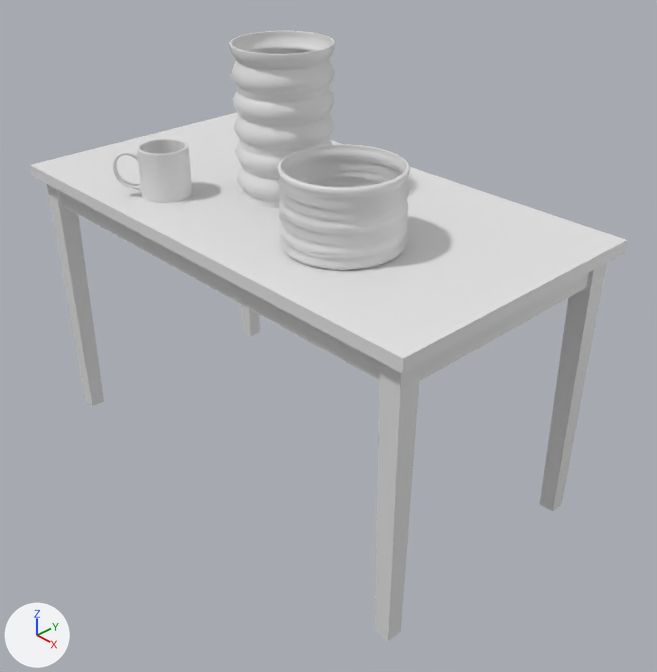
An edit to the Blender file PathTracer/input/blender/scene2.blend, drawn before and after from the same camera.
The view is the same before and after, from a camera (50 mm lens) standing at (7.55, -6.65, 4.02) and looking at (0.51, -0.03, -1.61). Every picture has the same lights, and +X, +Y and +Z are marked at lower left.

Script lines for the objects in view, before the commit:
```python
mat_default_obj = principled_material('Default OBJ')
mat_default_obj.base_color = (0.8, 0.8, 0.8)  # white #e7e7e7
me_coffee_mug = bpy.data.meshes.new('coffee_mug')
me_coffee_mug.from_pydata(...)  # 1179 vertices, 2358 faces; spans x -1.577..-0.918, y 0.008..0.608, z 0.747..1.54
me_coffee_mug.materials.append(mat_default_obj)  # white #e7e7e7
me_old_wooden_table_mesh = bpy.data.meshes.new('old_wooden_table_Mesh')
me_old_wooden_table_mesh.from_pydata(...)  # 88 vertices, 172 faces; spans x -3.25..3.25, y -3.63..0.02, z -1.75..1.75
me_old_wooden_table_mesh.materials.append(mat_default_obj)  # white #e7e7e7
me_vase002 = bpy.data.meshes.new('vase002')
me_vase002.from_pydata(...)  # 1772 vertices, 3540 faces; spans x -0.88..0.28, y 0.0..1.76, z -0.62..0.55
me_vase002.materials.append(mat_default_obj)  # white #e7e7e7
me_vase015 = bpy.data.meshes.new('vase015')
me_vase015.from_pydata(...)  # 2162 vertices, 4320 faces; spans x 0.585..1.915, y 0.009..0.893, z -0.154..1.182
me_vase015.materials.append(mat_default_obj)  # white #e7e7e7
ob_mug = bpy.data.objects.new('Mug', me_coffee_mug)
ob_mug.location = (0.0, 0.0, 0.0)
ob_mug.rotation_euler = (1.571, 0.0, 0.0)  # degrees (90, 0, 0)
ob_table = bpy.data.objects.new('Table', me_old_wooden_table_mesh)
ob_table.location = (0.0, 0.0, 0.0)
ob_table.rotation_euler = (1.571, 0.0, 0.0)  # degrees (90, 0, 0)
ob_vase_short = bpy.data.objects.new('Vase_short', me_vase015)
ob_vase_short.location = (0.0, 0.0, 0.0)
ob_vase_short.rotation_euler = (1.571, 0.0, 0.0)  # degrees (90, 0, 0)
ob_vase_tall = bpy.data.objects.new('Vase_tall', me_vase002)
ob_vase_tall.location = (0.0, 0.0, 0.0)
ob_vase_tall.rotation_euler = (1.571, 0.0, 0.0)  # degrees (90, 0, 0)
```
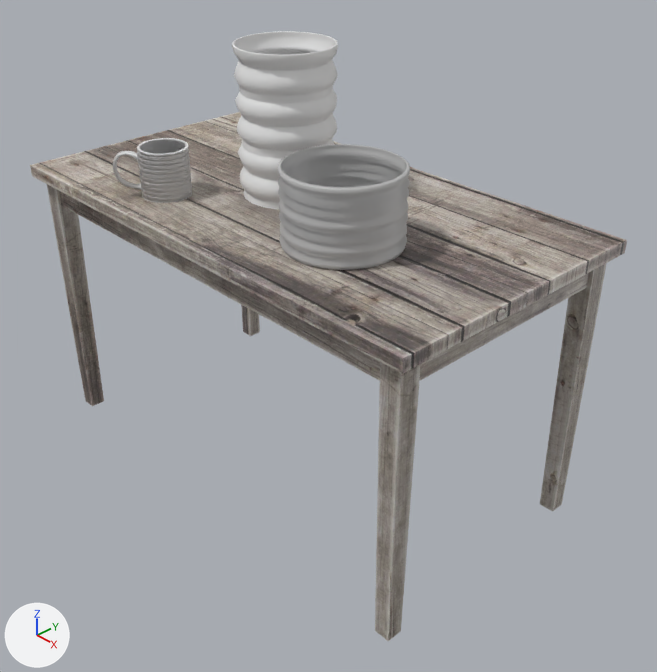
The change, as a diff of the scene's bpy script:
```diff
--- a/PathTracer/input/blender/scene2.blend.py
+++ b/PathTracer/input/blender/scene2.blend.py
@@ img_mug_normal_jpg @@
+img_mug_normal_jpg = load_image('mug_normal.jpg', '../texture/mug_normal.jpg', 2048, 2048, 'sRGB')
@@ img_table_ambient_jpg_001 @@
+img_table_ambient_jpg_001 = load_image('table_ambient.jpg.001', '../texture/table_ambient.jpg', 2048, 2048, 'sRGB')
@@ mat_default_obj @@
 n0 = _N.new('ShaderNodeBsdfPrincipled'); n0.name = 'Principled BSDF'
 n1 = _N.new('ShaderNodeOutputMaterial'); n1.name = 'Material Output'
+n2 = _N.new('ShaderNodeRGB'); n2.name = 'RGB'
+n2.outputs[0].default_value = (0.5, 0.5, 0.5, 1.0)  # 'Color', grey #bcbcbc
 _L.new(n0.outputs[0], n1.inputs[0])  # 'BSDF' to 'Surface'
+_L.new(n2.outputs[0], n0.inputs[0])  # 'Color' to 'Base Color'
@@ mat_material @@
+mat_material = bpy.data.materials.new('Material')
+# uses the picture img_mug_normal_jpg
@@ mat_table_tex @@
+mat_table_tex = principled_material('table_tex')
+mat_table_tex.texture = img_table_ambient_jpg_001
@@ me_old_wooden_table_mesh @@
 me_old_wooden_table_mesh.from_pydata(...)  # 88 vertices, 172 faces; spans x -3.25..3.25, y -3.63..0.02, z -1.75..1.75
-me_old_wooden_table_mesh.materials.append(mat_default_obj)  # white #e7e7e7
+me_old_wooden_table_mesh.materials.append(mat_table_tex)  # picture img_table_ambient_jpg_001
@@ me_coffee_mug @@
 me_coffee_mug.from_pydata(...)  # 1179 vertices, 2358 faces; spans x -1.577..-0.918, y 0.008..0.608, z 0.747..1.54
-me_coffee_mug.materials.append(mat_default_obj)  # white #e7e7e7
+me_coffee_mug.materials.append(mat_material)
@@ me_vase002 @@
 me_vase002.from_pydata(...)  # 1772 vertices, 3540 faces; spans x -0.88..0.28, y 0.0..1.76, z -0.62..0.55
-me_vase002.materials.append(mat_default_obj)  # white #e7e7e7
@@ ob_vase_tall @@
 ob_vase_tall = bpy.data.objects.new('Vase_tall', me_vase002)
-ob_vase_tall.location = (0.0, 0.0, 0.0)
+ob_vase_tall.location = (0.05, 0.0, 0.0)
 ob_vase_tall.rotation_euler = (1.571, 0.0, 0.0)  # degrees (90, 0, 0)
```

Changed parts and their boxes (x1, y1, x2, y2) in the pictures (657 x 672 px):
'Table', recoloured (white to grey): (30, 112, 627, 641) in both
'Vase_short', recoloured: (278, 144, 410, 270) in both
'Vase_tall', moved: before (229, 31, 335, 208); after (232, 31, 338, 209)
'Mug', recoloured: (113, 138, 192, 203) in both
